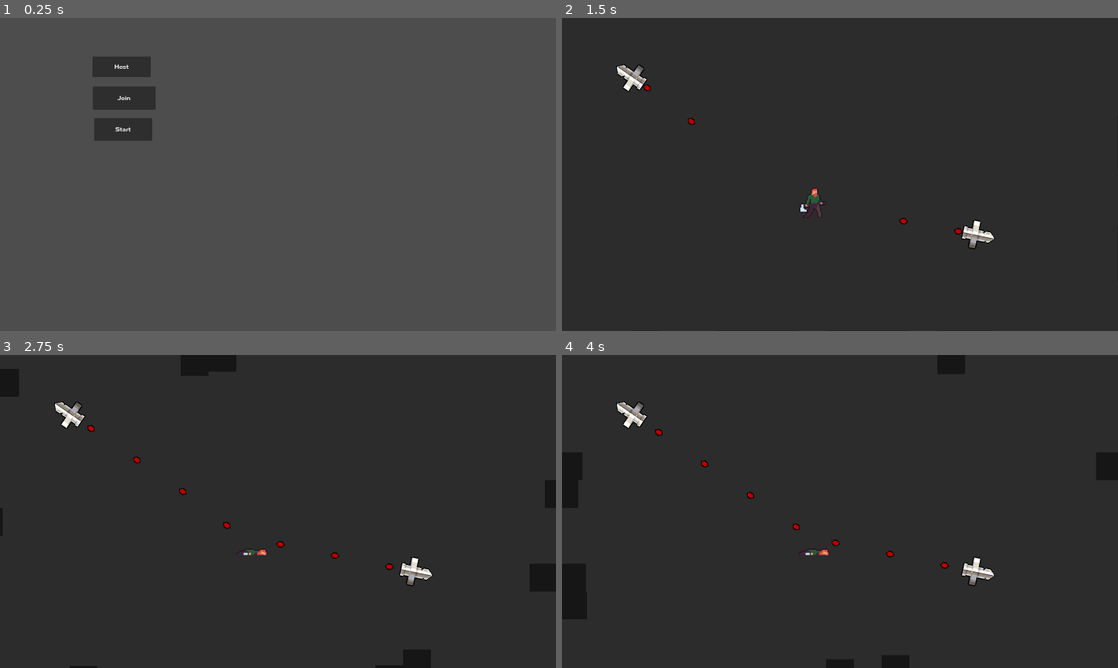
Above: before the commit, frames 1-4 (two rows, left to right).
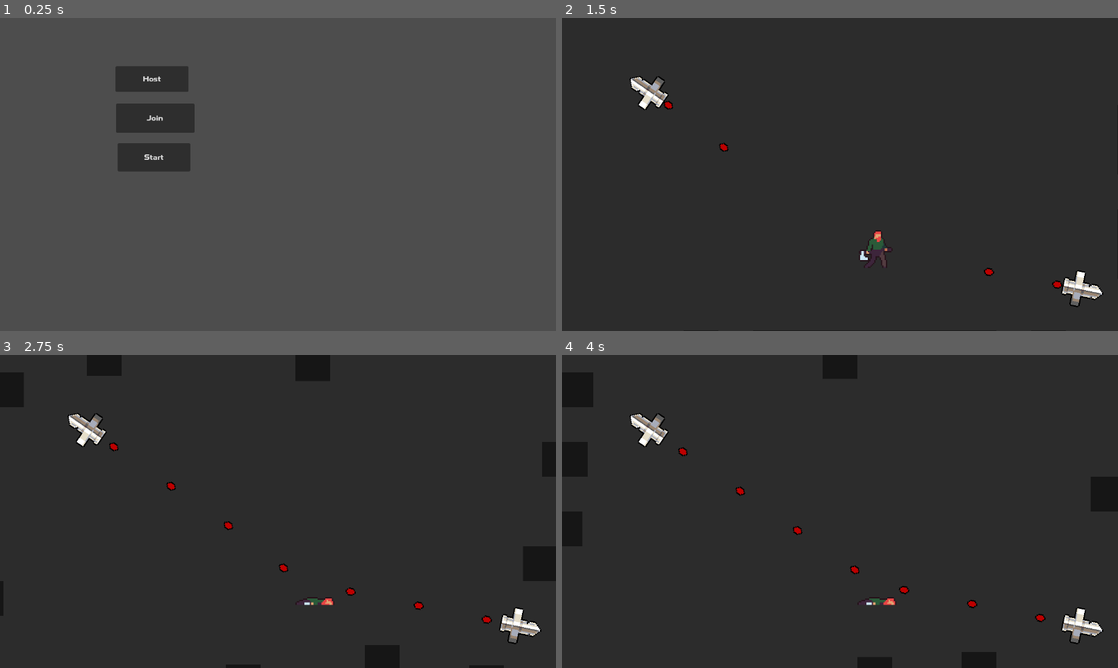
Above: after the commit, the same moments.

Repository: Lertos/last-feller-alive
Game: Godot game, scene res://multiplayer_controller.tscn
Two runs of this game, one before a commit and one after it. Both use one fixed random seed, a clock stepped at 60 frames per second and the inputs below.
Inputs:
- Up to frame 1 (0.25 s): no input
- Up to frame 2 (1.5 s): click "Start" at 0.5 s; hold D (right) from 1.28 s (still down); tap Q (death) at 1.35 s
- Up to frame 3 (2.75 s): tap Space (jump) at 1.52, 2.27 s; release D (right) at 2.03 s; hold S (down) from 2.03 s (still down); tap E (hurt) at 2.1 s
- Up to frame 4 (4 s): release S (down) at 2.78 s; hold D (right) 2.78-3.53 s; tap Q (death) at 2.85 s; hold W (up) from 3.53 s (still down); tap E (hurt) at 3.6 s; tap Space (jump) at 3.77 s

The runs differ from the first frame. In frame 1, 4.2% of the frame differs, in the area x 16-35%, y 12-49%; in frame 2, 2.0%; in frame 3, 1.9%; in frame 4, 1.9%.

Commit message:
Changing window/arena sizing for debugging

Diff:
--- a/config.gd
+++ b/config.gd
@@ -1,5 +1,5 @@
 extends Node
 
-var arena_width: int = 1600
-var arena_height: int = 900
+var arena_width: int = 1280
+var arena_height: int = 720
 var wall_width: int = 80
--- a/project.godot
+++ b/project.godot
@@ -23,8 +23,8 @@
 
 [display]
 
-window/size/viewport_width=1600
-window/size/viewport_height=900
+window/size/viewport_width=1280
+window/size/viewport_height=720
 window/stretch/mode="viewport"
 
 [gui]
